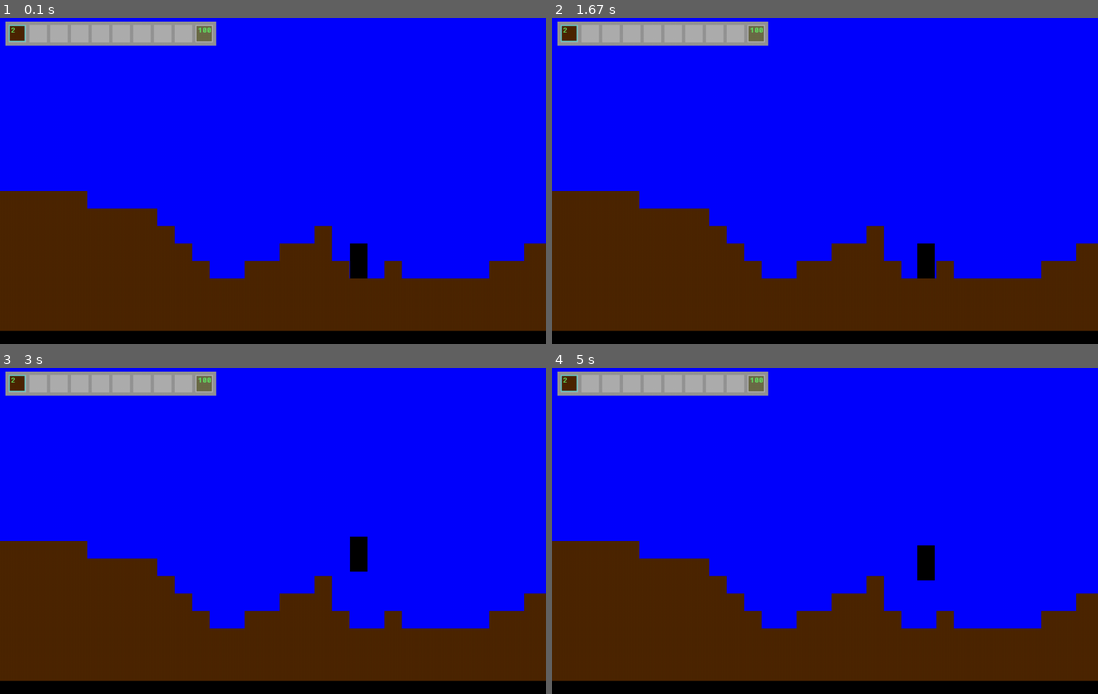
Above: before the commit, frames 1-4 (two rows, left to right).
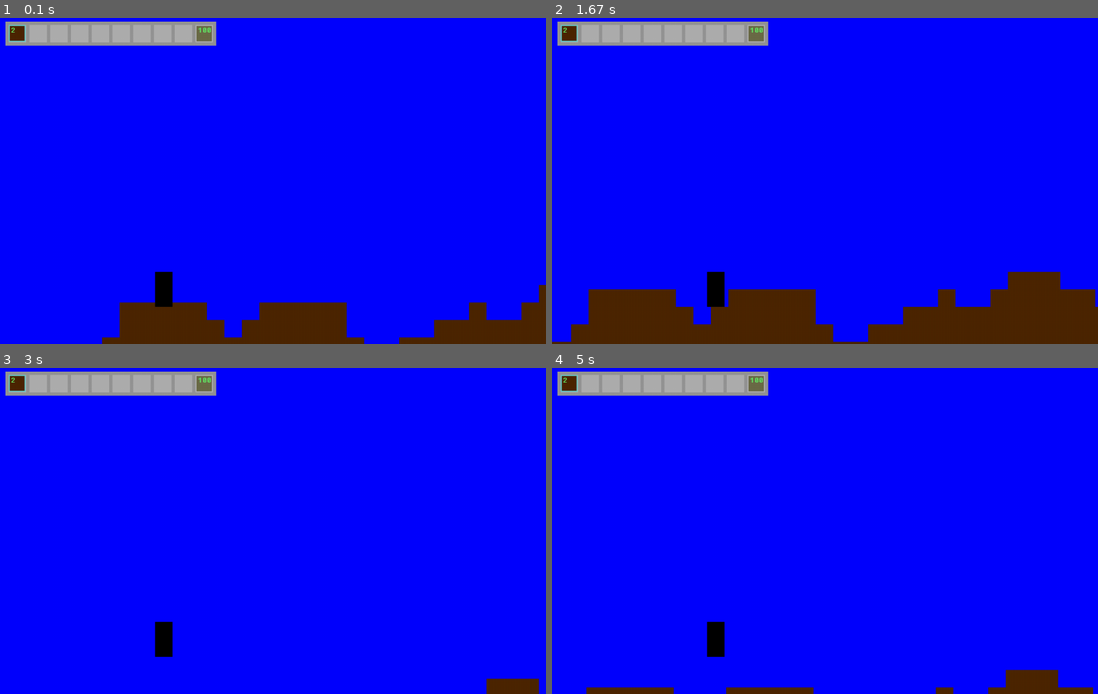
Above: after the commit, the same moments.

Repository: diduk001/terraria-clone-pygame
Game: pygame game, started from Main.py
Two runs of this game, one before a commit and one after it. Both use one fixed random seed, a clock stepped at 60 frames per second and the inputs below.
Inputs:
- Up to frame 1 (0.1 s): no input
- Up to frame 2 (1.67 s): hold D 0.33-0.8 s; hold W 0.83-1.3 s; hold D from 1.33 s (still down)
- Up to frame 3 (3 s): release D at 1.8 s; hold A 1.83-2.37 s; hold A 2.4-2.8 s; hold W from 2.83 s (still down)
- Up to frame 4 (5 s): release W at 3.2 s; hold D 3.23-3.87 s; hold A 3.9-4.37 s; hold D 4.4-4.87 s; hold W from 4.9 s (still down)

The runs differ from the first frame. In frame 1, 27% of the frame differs, in the area x 0-100%, y 53-100%; in frame 2, 22%; in frame 3, 31%, in the area x 0-100%, y 51-100%; in frame 4, 31%.

Commit message:
Added Camera.py file with Camera class
Generation:
 -Added gen_stone function
 -Added gen_dirt function
 -Edited generate function

Main:
 -Added Camera updating and showing

Player:
 -Deleted self.sprite bool variable, it's useless

Sprites:
 -Added comments

World:
 -Edited width, height

Diff:
--- /dev/null
+++ b/Camera.py
@@ -0,0 +1,30 @@
+import Sprites
+import Main
+
+# Отдельный файл с классом камеры, позволяющей сфокусироваться на объекте и держать его в центре
+# экрана
+
+class Camera:
+    def __init__(self):
+        # Начальный сдвиг камеры
+
+        self.dx = 0
+        self.dy = 0
+
+    # Сдвинуть объект obj на смещение камеры
+
+    def apply(self, obj):
+        obj.rect.x += self.dx
+        obj.rect.y += self.dy
+
+    # Направить камеру на объект
+
+    def update(self, target):
+        self.dx = -(target.rect.x + target.rect.w // 2 - Main.width // 2)
+        self.dy = -(target.rect.y + target.rect.h // 2 - Main.height // 2)
+
+    # Метод отрисовки
+
+    def show(self):
+        for sprite in Sprites.all_sprites:
+            self.apply(sprite)
--- a/Generation.py
+++ b/Generation.py
@@ -2,37 +2,130 @@
 
 import Blocks
 
+# Файл с функциями для генерации смира
+# generate - функция для генерации всего мира
+
 
 def generate(width, height):
-    layers_dirt = [0 for _ in range(width)]
-    layers_dirt[0] = height // 2
+    # Наполнение мира землёй
 
-    for layer in range(2, width, 2):
+    layers_dirt = gen_dirt(2, height // 2, width, height // 4, 3 * height // 4, [0, 0, 0,
+                                                                                 1, 1, 1, 1,
+                                                                                 2, 2, 3,
+                                                                                 3])
+    layers_dirt[-1] = layers_dirt[-2]
+
+    # Наполнение мира камнем
+
+    # d_dirt_stone - Минимальное кол-во блоков грязи над камнем
+
+    d_dirt_stone = 4
+    layers_stone = gen_stone(4, width, 2, d_dirt_stone, layers_dirt, [0, 0, 0, 0, 1, 1, 1, 2])
+    # Заполнение мира
+
+    world = [[Blocks.Air(x, y) for y in range(height)] for x in range(width)]
+
+    for x in range(width):
+
+        # Наолнение землёй
+
+        for y in range(height - 1, height - layers_dirt[x], -1):
+            world[x][y] = Blocks.Dirt(x, y)
+
+        # Наполнение камнем
+
+        for y in range(height - 1, height - layers_stone[x], -1):
+            world[x][y] = Blocks.Stone(x, y)
+
+        # Наполнение ЖожоСтоуном (яре яре дазе)
+
+        world[x][height - 1] = Blocks.JoJoStone(x, height - 1)
+    return world
+
+
+# Функция генерация слоёв земли (слои расположены слева направо (Намджун, Чонгук, Чингачгук,
+#                                                                Гойко Митич, Джин, Юнги)
+
+# step          - шаг для генерации случайных значений
+# start_height  - стартовая высота (значение в layers[0]), в блоках
+# width         - ширина мира в блоках
+# lower_bound   - самое низкое допустимое значение layers
+# upper_bound   - самое высокое допустимое значение layers
+# rand_arr      - список с возможными изменениями высоты
+
+def gen_dirt(step, start_height, width, lower_bound, upper_bound, rand_arr):
+    layers = [0 for _ in range(width)]
+    layers[0] = start_height
+
+    # Заполняем все слои, чей номер кратен step
+
+    for layer in range(step, width, step):
         try:
-            layers_dirt[layer] = layers_dirt[layer - 2] + random.choice([1, -1]) * random.choice(
-                [0, 0, 0,
-                 1, 1, 1, 1,
-                 2, 2, 3])
+            layers[layer] = layers[layer - step] + random.choice([1, -1]) * random.choice(rand_arr)
         except IndexError:
             continue
 
-        if layers_dirt[layer] < height // 4:
-            layers_dirt[layer] = layers_dirt[layer - 2] + 1
+        if layers[layer] < lower_bound:
+            layers[layer] = layers[layer - step] + 1
 
-        if layers_dirt[layer] > (height * 3) // 4:
-            layers_dirt[layer] = layers_dirt[layer - 2] - 1
+        if layers[layer] > upper_bound:
+            layers[layer] = layers[layer - step] - 1
 
-    for layer in range(1, width, 2):
+    #  Заполняем промежуточные слои
+
+    for layer in range(1, width):
+        if layer % step == 0:
+            continue
+
         try:
-            layers_dirt[layer] = (layers_dirt[layer - 1] + layers_dirt[layer + 1]) // 2
+            # Заполняем слой средним арифметическим из предыдущего и следующего слоя, кратных step
+
+            layers[layer] = (layers[layer - layer % step] + layers[layer + (step - layer % step)]) \
+                            // step
+        except IndexError:
+            continue
+    return layers
+
+
+# Функция генерации слоёв камня (аналогична gen_dirt, но с весомыми поправками)
+
+# step          - шаг для генерации случайных значений
+# start_height  - стартовая высота (значение в layers[0]), в блоках
+# width         - ширина мира в блоках
+# lower_bound   - самое низкое допустимое значение layers
+# d_dirt_stone  - минимальная прослойка земли в блоках
+# dirt_layers   - список, сгенерированный функцией gen_dirt
+# rand_arr      - список с возможными изменениями высоты
+
+def gen_stone(step, width, lower_bound, d_dirt_stone, layers_dirt, rand_arr):
+    layers = [0 for _ in range(width)]
+    layers[0] = layers_dirt[0] - d_dirt_stone
+
+    # Заполняем все слои, чей номер кратен step
+
+    for layer in range(step, width, step):
+        try:
+            layers[layer] = layers[layer - step] + random.choice([1, -1]) * random.choice(rand_arr)
         except IndexError:
             continue
 
-    layers_dirt[-1] = layers_dirt[-2]
-    world = [[Blocks.Air(x, y) for y in range(height)] for x in range(width)]
+        if layers[layer] < lower_bound:
+            layers[layer] = layers[layer - step] + 1
 
-    for x in range(width):
-        for y in range(height - 1, height - layers_dirt[x], -1):
-            world[x][y] = Blocks.Dirt(x, y)
+        if layers[layer] > layers_dirt[layer] - d_dirt_stone:
+            layers[layer] = layers[layer - step] - 1
 
-    return world
+    #  Заполняем промежуточные слои
+
+    for layer in range(1, width):
+        if layer % step == 0:
+            continue
+
+        try:
+            # Заполняем слой средним арифметическим из предыдущего и следующего слоя, кратных step
+
+            layers[layer] = (layers[layer - layer % step] + layers[layer + (step - layer % step)]) \
+                            // step
+        except IndexError:
+            continue
+    return layers
--- a/Main.py
+++ b/Main.py
@@ -1,12 +1,15 @@
 import pygame
 
 import Blocks
+import Camera
 import Inventory
 import Items
 import Player
 import World
 
 global world
+
+height, width = 1000, 600
 
 
 def block_coordinates(coordinates):
@@ -19,6 +22,7 @@
 
     height, width = 1000, 600
     screen = pygame.display.set_mode((height, width))
+    camera = Camera.Camera()
 
     # Создание мира и игрока
 
@@ -91,16 +95,21 @@
             if event.type == pygame.QUIT:
                 running = False
 
+        camera.show()
+
         world.show()
         world.update()
+
         player.show(screen)
+
         inventory.show(screen)
         pygame.display.flip()
         inventory.update(player)
         # Обновление персонажа
         player.move()
         player.update()
-
+        # Обновление камеры
+        camera.update(player.sprite)
         clock.tick(fps)
 
 
--- a/Player.py
+++ b/Player.py
@@ -14,7 +14,6 @@
         self.height = 2 * Block.size
         self.vx = 0
         self.vy = 0
-        self.sprite = bool()
         self.hp = int()
         self.jump_speed = -8
         self.jump_time = 16
--- a/Sprites.py
+++ b/Sprites.py
@@ -2,6 +2,7 @@
 
 import pygame
 
+# Функция для загрузки изображения
 
 def load_image(name, color_key=None):
     fullname = os.path.join('data', name)
@@ -15,6 +16,14 @@
     return image
 
 
+# all_sprites       - группа всех спрайтов
+# blocks_sprites    - группа спрайтов блоков
+# mobs_sprites      - группа спрайтов мобов
+# player_sprite     - группа со спрайтом игрока (?)
+# border_sprites    - группа со спрайтами границ мира (?)
+# item_sprites      - группа со спрайтами вещей
+
+all_sprites = pygame.sprite.Group()
 blocks_sprites = pygame.sprite.Group()
 mobs_sprites = pygame.sprite.Group()
 player_sprite = pygame.sprite.Group()
@@ -30,6 +39,7 @@
         self.rect.x = object.x * object.size
         self.rect.y = object.y * object.size
         self.group = group
+        self.add(all_sprites)
 
     def update_image(self, new_image):
         self.image = new_image
--- a/World.py
+++ b/World.py
@@ -6,8 +6,8 @@
 class World:
     # Размер блока, Высота и Ширина мира (в блоках)
     size = Blocks.Block.size
-    width = 40
-    height = 18
+    width = 100
+    height = 30
 
     def __init__(self, screen):
         self.world = list()
